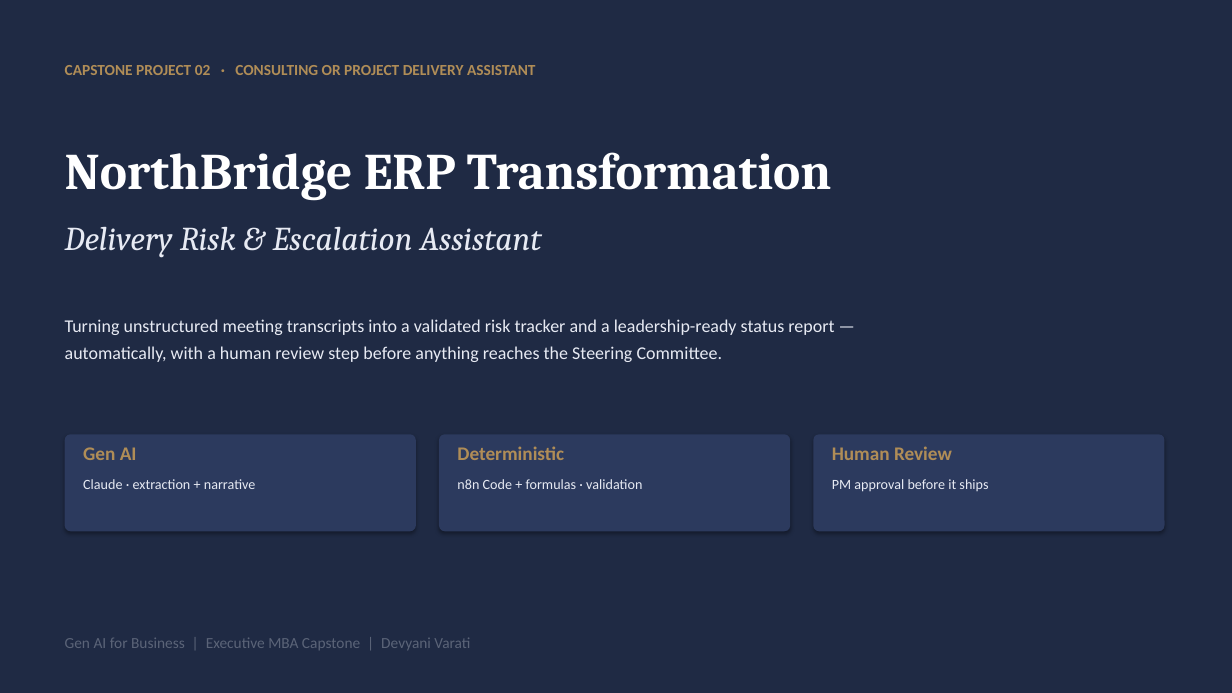
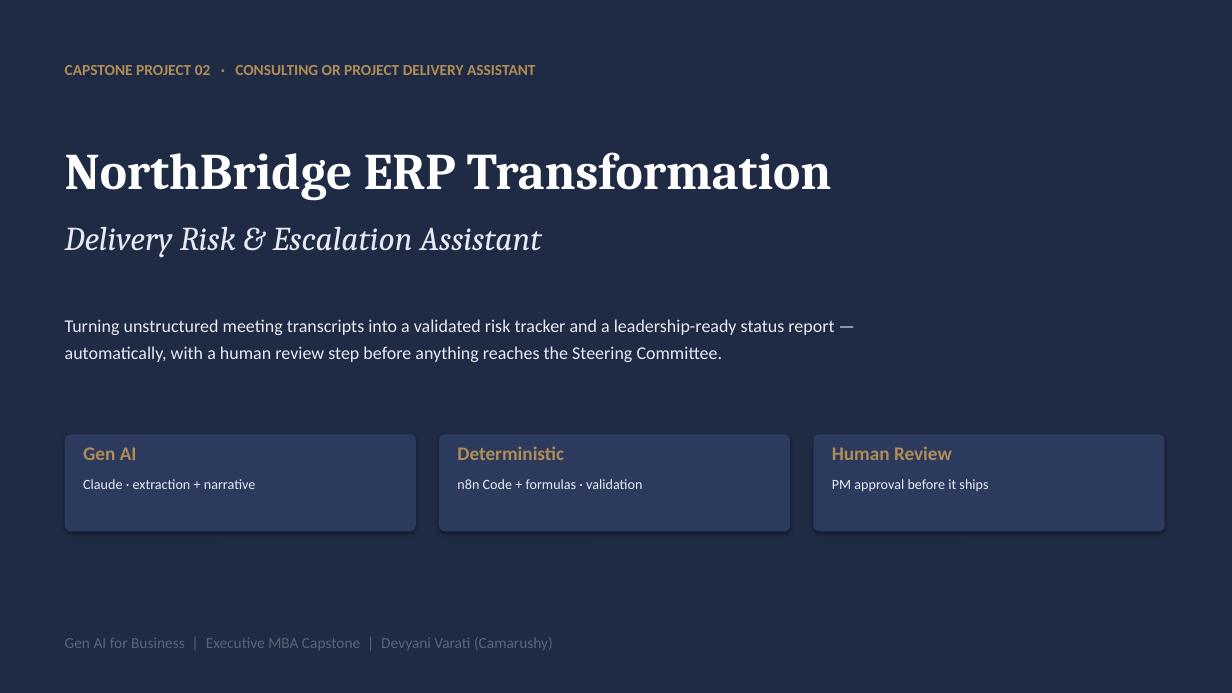
Before and after one commit to WorkflowStrategist-Devyani/northbridge-erp-capstone, a slide deck: slide 1 of NorthBridge_Capstone_Project_Overview.pptx. Drawn at 1232x693 pixels with LibreOffice and Linux fonts; fonts in the diff are those of the drawing. Boxes give left, top, right and bottom in pixels: in the first picture for what was removed or moved away, otherwise in the second. Text is boxed around its words. In the diff, an @@ line names an element or a change of style, - is before the commit and + after.

```diff
--- a/NorthBridge_Capstone_Project_Overview.pptx
+++ b/NorthBridge_Capstone_Project_Overview.pptx
@@ text at (65, 637, 553, 650): text changed @@
-Gen AI for Business | Executive MBA Capstone | Devyani Varati
+Gen AI for Business | Executive MBA Capstone | Devyani Varati (Camarushy)
```
Also in this commit, not shown: 3 other files.
